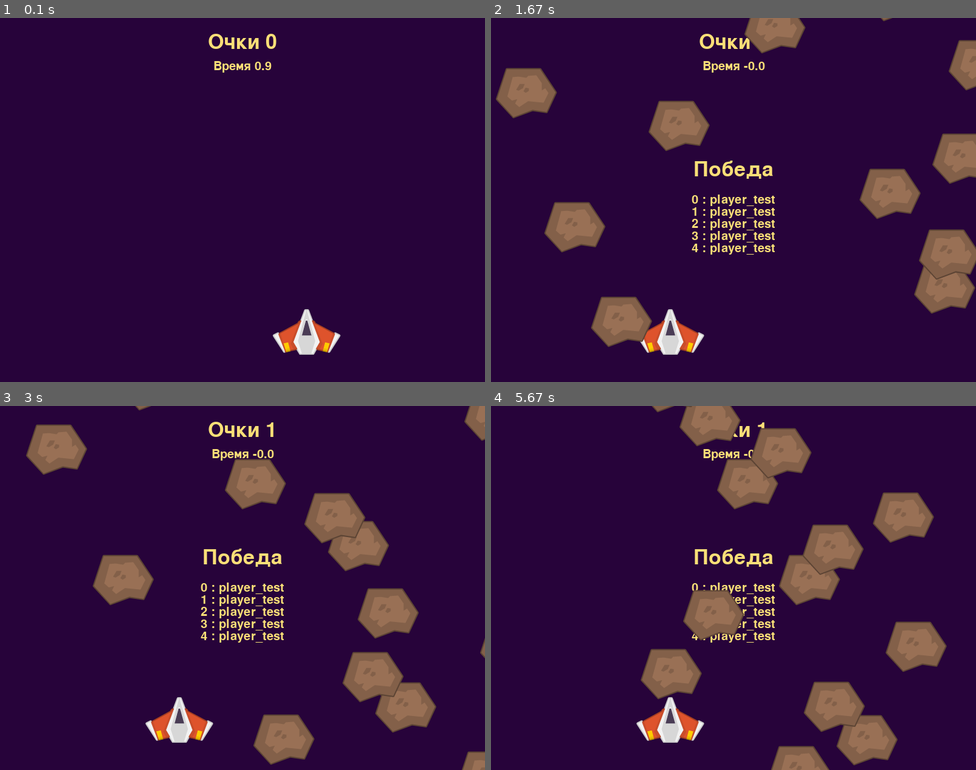
Above: before the commit, frames 1-4 (two rows, left to right).
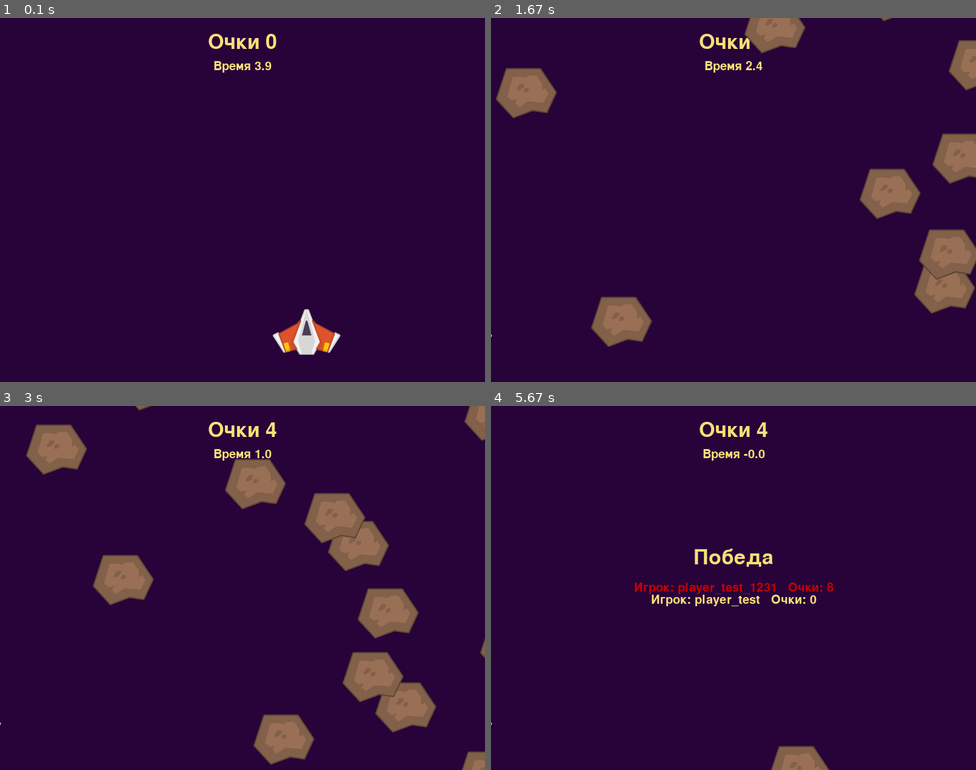
Above: after the commit, the same moments.

Repository: vasyasgors/PyGameTestTask
Game: pygame game, started from PyGameTestTask/main.py
Same seed, same stepped clock (60 frames per second), same inputs: the game is played once before the commit and once after it.
Inputs:
- Up to frame 1 (0.1 s): no input
- Up to frame 2 (1.67 s): tap Space at 0.33, 0.73, 1.03, 1.3, 1.6 s; hold Left 0.67-1.2 s; hold Left 1.23-1.63 s
- Up to frame 3 (3 s): no input
- Up to frame 4 (5.67 s): no input

The runs differ from the first frame. In frame 1, less than 0.1% of the frame differs, in the area x 52-54%, y 12-15%; in frame 2, 5.0%; in frame 3, 2.5%; in frame 4, 15%, in the area x 0-94%, y 0-99%.

Commit message:
добавил рекорд через sql

Diff:
--- a/PyGameTestTask/behaviours.py
+++ b/PyGameTestTask/behaviours.py
@@ -6,6 +6,7 @@
 from pyunity.pyunity import *
 
 import config
+import database
 
 class GameState:
     PLAYING = 1
@@ -16,12 +17,13 @@
 
     instance = None
 
-    def __init__(self, score, timer, player):
+    def __init__(self, score, timer, player, asteroid_spawner_behaviour):
         super().__init__()
         GameManager.instance = self
         self.score = score
         self.timer = timer
         self.player = player
+        self.asteroid_spawner_behaviour = asteroid_spawner_behaviour
         self.state = GameState.PLAYING
 
     def update(self):
@@ -36,6 +38,7 @@
         lose_panel = GameObject(None, TextRenderer(None, 50, (249, 223, 119), "Проиграл", Vector2(400, 300)))
         PyUnity.add_object_to_loaded_scene(lose_panel)
         self.timer.enabled = False
+        self.asteroid_spawner_behaviour.enabled = False
 
     def on_projectile_collided_asteroid(self):
         self.score.add_score(1)
@@ -47,6 +50,9 @@
         self.timer.enabled = False
         self.player.enabled = False
         self.player.game_object.rect = None
+        self.asteroid_spawner_behaviour.enabled = False
+        database.set_record(config.player_name, self.score.score)
+
         self.show_result()
 
 
@@ -54,9 +60,20 @@
          text = GameObject(None, TextRenderer(None, 50, (249, 223, 119), "Победа", Vector2(400, 250)))
          PyUnity.add_object_to_loaded_scene(text)
 
-         for i in range(5):
-              text = GameObject(None, TextRenderer(None, 30, (249, 223, 119), str(i) + " : " + config.player_name,
-                                                  Vector2(400, 300 + i * 20)))
+         record_list = database.get_records()
+
+         color_other = (249, 223, 119)
+         color_current = (200, 0, 0)
+         color = color_other
+
+         for i in range(len(record_list)):
+              if record_list[i][0] == config.player_name:
+                  color = color_current
+              else:
+                  color = color_other
+              dispaly_text = "Игрок: " + str(record_list[i][0]) + "   Очки: " + str(record_list[i][1])
+
+              text = GameObject(None, TextRenderer(None, 30, color, dispaly_text, Vector2(400, 300 + i * 20)))
               PyUnity.add_object_to_loaded_scene(text)
 
 class Score(Behaviour):
--- /dev/null
+++ b/PyGameTestTask/database.py
@@ -0,0 +1,52 @@
+import os
+import sqlite3
+
+file_name = "data_base.db"
+
+def try_create():
+    connection = sqlite3.connect(file_name)
+    cursor = connection.cursor()
+
+    result = cursor.execute('''CREATE TABLE IF NOT EXISTS Players (
+        name TEXT  PRIMARY KEY,
+        scores INTEGER)
+        ''')
+
+    connection.commit()
+    connection.close()
+
+def get_records():
+    connection = sqlite3.connect(file_name)
+    cursor = connection.cursor()
+    result = cursor.execute('SELECT name, scores FROM Players ORDER BY scores DESC')
+    return result.fetchall()
+
+def set_record(name, scores):
+    connection = sqlite3.connect(file_name)
+    cursor = connection.cursor()
+
+
+    result = cursor.execute('SELECT name, scores FROM Players').fetchall()
+
+    # вынести в отдельный метод
+    player_exist = False
+    player_score = -1
+    for row in result:
+        print(row[0], row[0] == name)
+        if row[0] == name:
+            player_exist = True
+            player_score = int(row[1])
+
+    if player_exist == True:
+        if player_score >= scores:
+            print ("Рекорд меньше, обновление записи не требуется")
+        else:
+            print("Есть")
+            cursor.execute('''UPDATE Players SET scores = ? WHERE name = ?''', (scores, name))
+    else:
+        cursor.execute('''INSERT INTO Players(name, scores) VALUES(?, ?)''', (name, scores))
+        print("Нет")
+
+
+    connection.commit()
+    connection.close()
--- a/PyGameTestTask/main.py
+++ b/PyGameTestTask/main.py
@@ -2,11 +2,13 @@
 from scenes import *
 
 import config
+import database
 
 
 #config.player_name = input("Введите ваше имя: ")
-config.player_name = "player_test"
+config.player_name = "player_test_1231"
 
+database.try_create()
 
 #init game
 PyUnity.create_display((800, 600), "TestTask", (39, 3, 58));
--- a/PyGameTestTask/scenes.py
+++ b/PyGameTestTask/scenes.py
@@ -16,10 +16,10 @@
     score_object = GameObject(Score(score_render), score_render)
 
     game_timer_renderer = TextRenderer(None, 30, (249, 223, 119), "-", Vector2(400, 80))
-    game_timer_behaviour = GameTimer(1, game_timer_renderer)
+    game_timer_behaviour = GameTimer(4, game_timer_renderer)
     game_timer_object = GameObject(game_timer_behaviour, game_timer_renderer)
 
-    game_manager_behaviour = GameManager(score_object.behaviour, game_timer_behaviour, player_behaviour)
+    game_manager_behaviour = GameManager(score_object.behaviour, game_timer_behaviour, player_behaviour, asteroid_spawner_behaviour)
     game_manager_object = GameObject(game_manager_behaviour, None)
 
 
Binary file added: PyGameTestTask/data_base.db
Not shown, changed: PyGameTestTask/PyGameTestTask.pyproj
